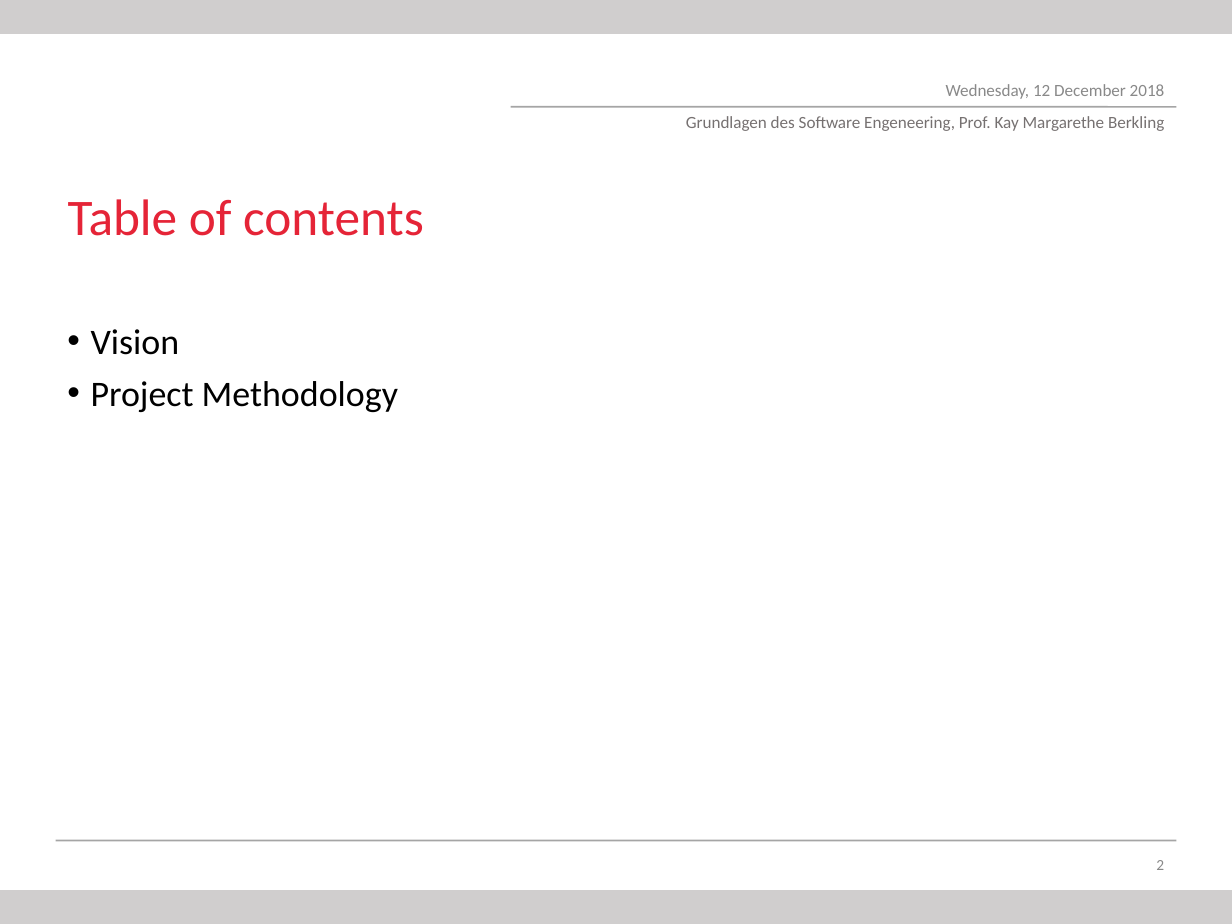
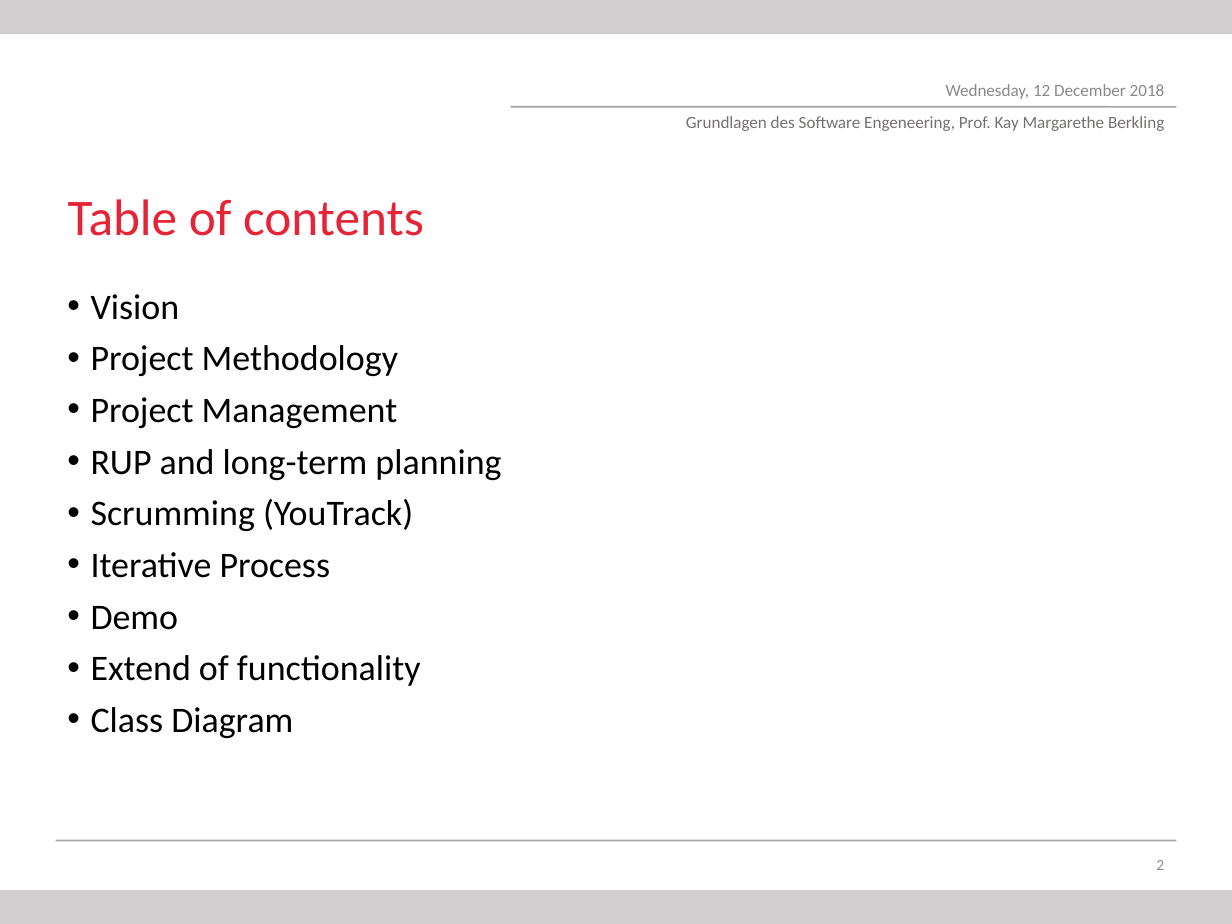
Before and after one commit to dhbwiewarsessen/dhbwwe-app, a slide deck: slide 2 of Documentation/Präsentation.odp. Drawn at 1232x924 pixels with LibreOffice and Linux fonts; fonts in the diff are those of the drawing; background and template pictures are left out. Boxes give left, top, right and bottom in pixels: in the first picture for what was removed or moved away, otherwise in the second. Text is boxed around its words. In the diff, an @@ line names an element or a change of style, - is before the commit and + after.

Commit message:
changes to presentation

```diff
--- a/Documentation/Präsentation.odp
+++ b/Documentation/Präsentation.odp
@@ text "Vision": place and size @@
-text "Vision" at bbox=[91, 329, 398, 412]
+text "Vision" at bbox=[91, 294, 501, 738]
@@ text at bbox=[91, 397, 501, 738]: paragraphs added @@
+• Project Management
+• RUP and long-term planning
+• Scrumming (YouTrack)
+• Iterative Process
+• Demo
+• Extend of functionality
+• Class Diagram
```
Also in this commit, not shown: 2 slides added, 2 other files.
